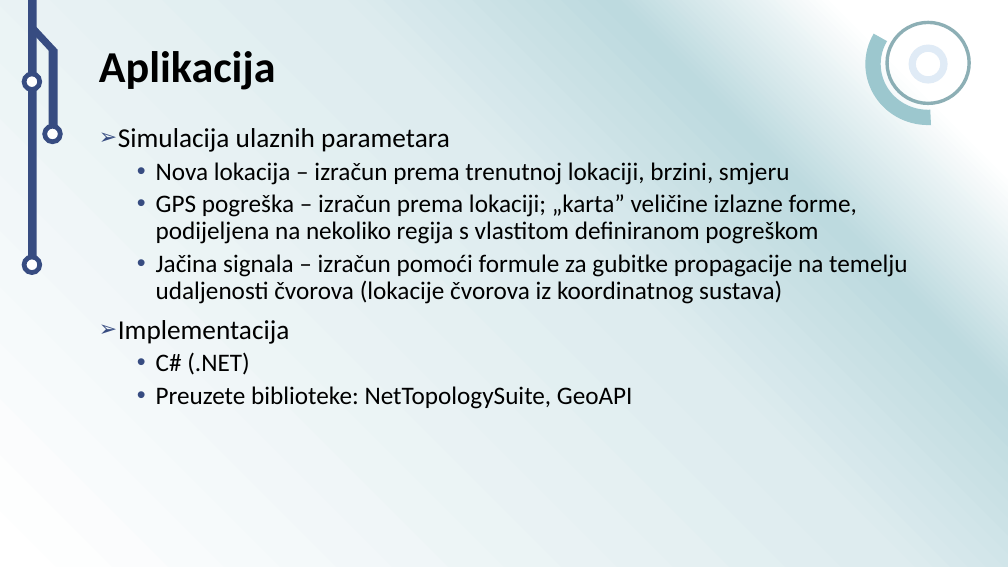
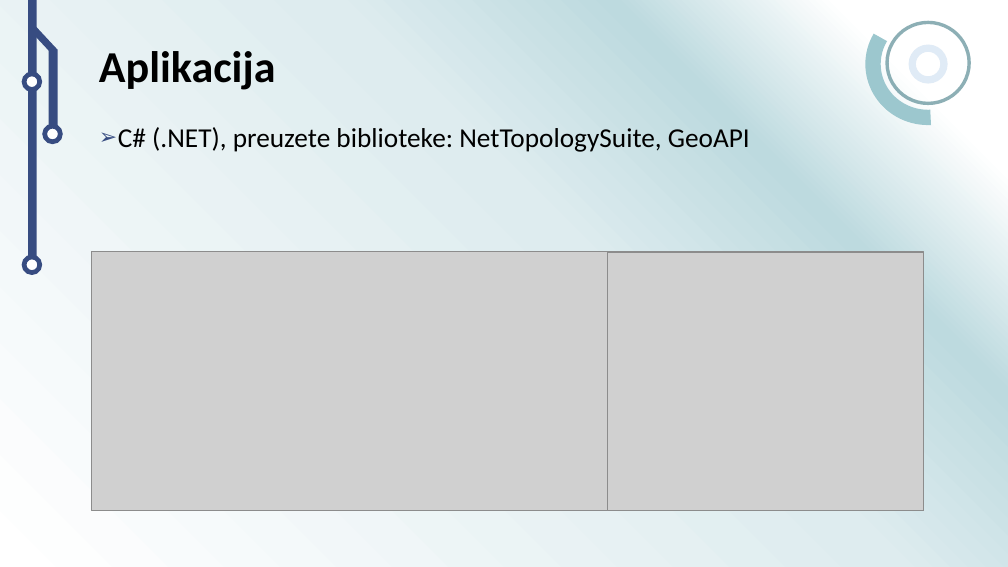
Before and after one commit to Acerinth/MaliDronovi, a slide deck: slide 12 of Prezentacija/Simulacija pozicioniranja autonomnih letjelica u prostoru.pptx (slide 14 before the commit). Drawn at 1008x567 pixels with LibreOffice and Linux fonts; fonts in the diff are those of the drawing; grey boxes stand for pictures; background and template pictures are left out. Boxes give left, top, right and bottom in pixels: in the first picture for what was removed or moved away, otherwise in the second. Text is boxed around its words. In the diff, an @@ line names an element or a change of style, - is before the commit and + after.

Commit message:
Ppt update

```diff
--- a/Prezentacija/Simulacija pozicioniranja autonomnih letjelica u prostoru.pptx
+++ b/Prezentacija/Simulacija pozicioniranja autonomnih letjelica u prostoru.pptx
@@ text at <box>118,127,750,152</box>: text changed; size 24 to 26 pt @@
-➢ Simulacija ulaznih parametara
-  • Nova lokacija – izračun prema trenutnoj lokaciji, brzini, smjeru
-  • GPS pogreška – izračun prema lokaciji; „karta” veličine izlazne forme, podijeljena na nekoliko regija s vlastitom definiranom pogreškom
-  • Jačina signala – izračun pomoći formule za gubitke propagacije na temelju udaljenosti čvorova (lokacije čvorova iz koordinatnog sustava)
-➢ Implementacija
-  • C# (.NET)
-  • Preuzete biblioteke: NetTopologySuite, GeoAPI
+➢ C# (.NET), preuzete biblioteke: NetTopologySuite, GeoAPI
@@ picture added at <box>91,252,923,511</box> @@
@@ picture added at <box>607,253,923,511</box> @@
```
Also in this commit, not shown: 4 other slides changed, 3 slides added, 4 slides removed.
